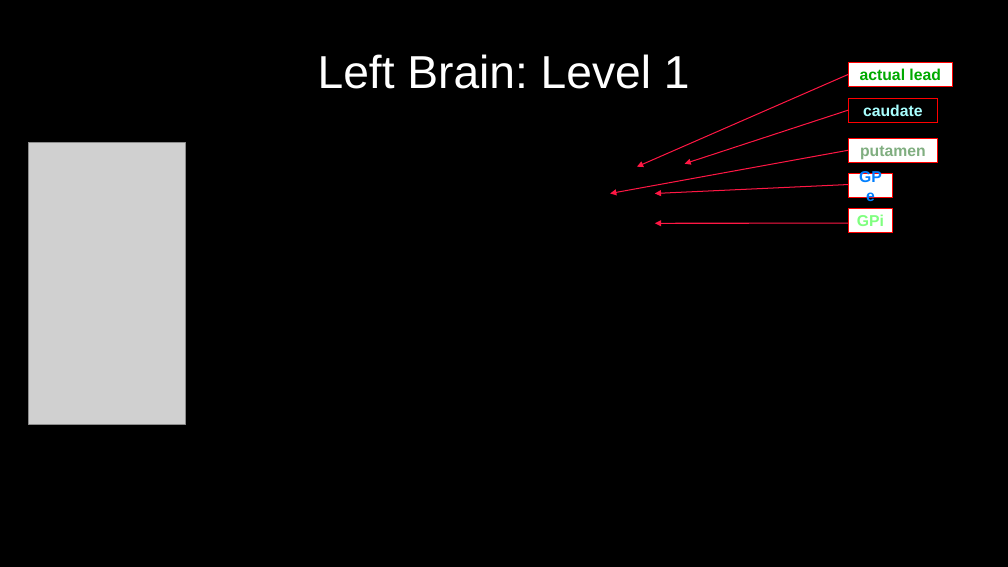
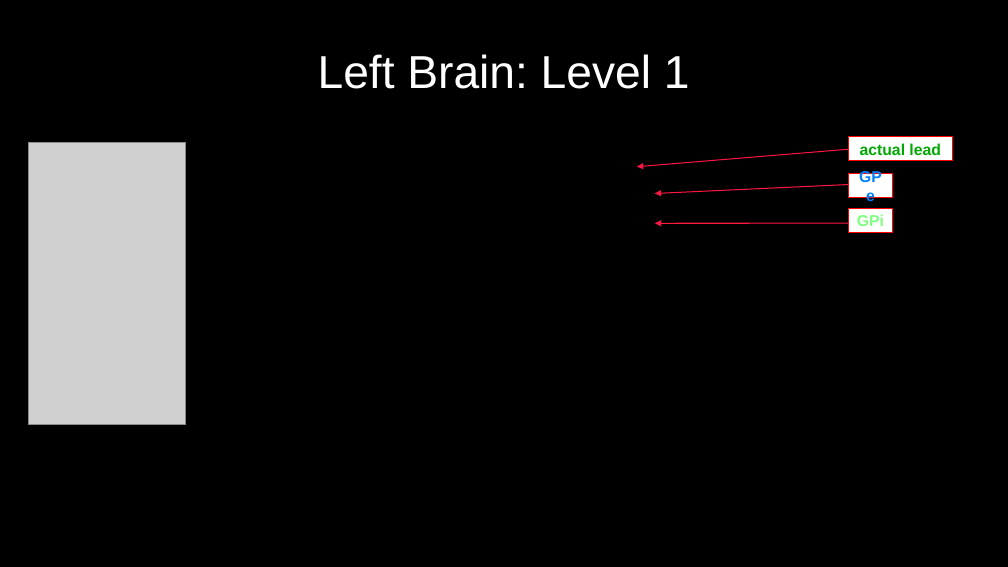
Before and after one commit to greydongilmore/clinical_dicom2bids_smk, a slide deck: slide 4 of resources/medtronic_sensight_reconstructions.odp. Drawn at 1008x567 pixels with LibreOffice and Linux fonts; fonts in the diff are those of the drawing; grey boxes stand for pictures. Boxes give left, top, right and bottom in pixels: in the first picture for what was removed or moved away, otherwise in the second. Text is boxed around its words. In the diff, an @@ line names an element or a change of style, - is before the commit and + after.

```diff
--- a/resources/medtronic_sensight_reconstructions.odp
+++ b/resources/medtronic_sensight_reconstructions.odp
@@ arrow removed from (848, 74) to (637, 166) @@
@@ arrow removed from (848, 110) to (685, 164) @@
@@ freeform shape removed at box(848, 98, 938, 123) @@
-caudate
@@ arrow moved from (848, 150) - (610, 194) to (848, 149) - (637, 166) @@
@@ freeform shape "actual lead": place and size @@
-freeform shape "actual lead" at box(848, 62, 953, 86)
+freeform shape "actual lead" at box(848, 137, 953, 161)
@@ freeform shape removed at box(848, 138, 938, 163) @@
-putamen
```
Also in this commit, not shown: 3 other slides changed, 12 other files.
